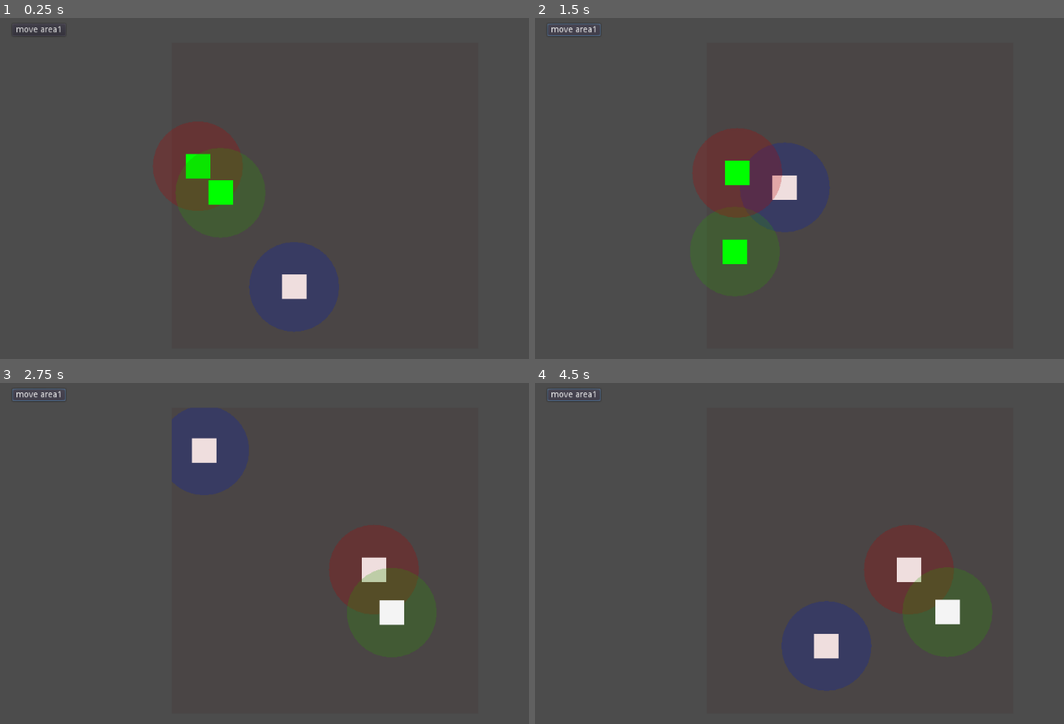
Above: before the commit, frames 1-4 (two rows, left to right).
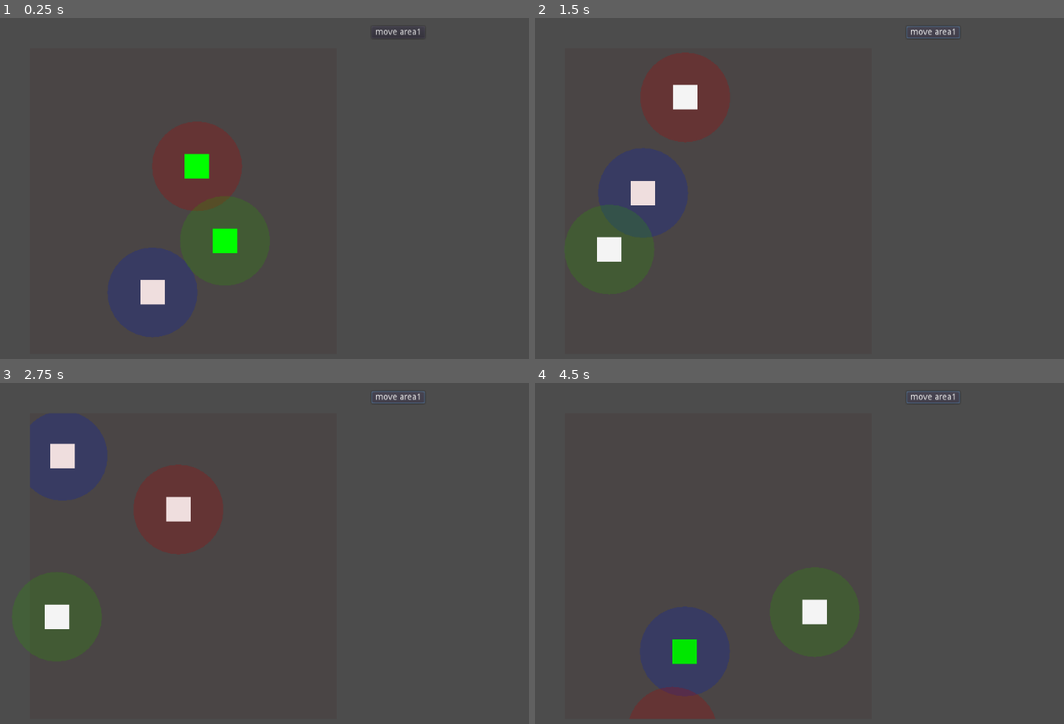
Above: after the commit, the same moments.

Repository: hilfazer/godot-projects
Game: Godot game, scene res://main.tscn
Same seed, same stepped clock (60 frames per second), same inputs: the game is played once before the commit and once after it.
Inputs:
- Up to frame 1 (0.25 s): no input
- Up to frame 2 (1.5 s): click "move area1" at 0.5 s; click "move area1" at 1.25 s
- Up to frame 3 (2.75 s): click "move area1" at 2 s
- Up to frame 4 (4.5 s): no input

The runs differ from the first frame. In frame 1, 6.9% of the frame differs, in the area x 2-80%, y 2-93%; in frame 2, 9.8%, in the area x 2-81%, y 1-79%; in frame 3, 7.5%; in frame 4, 6.7%.

Commit message:
_exit_tree() in moving_area.gd

Diff:
--- a/godot3/Worlds/main.tscn
+++ b/godot3/Worlds/main.tscn
@@ -8,10 +8,10 @@
 
 [node name="ViewportContainer" type="ViewportContainer" parent="."]
 modulate = Color( 0.976471, 0.909804, 0.909804, 1 )
-margin_left = 280.0
-margin_top = 52.0
-margin_right = 780.0
-margin_bottom = 552.0
+margin_left = 49.0
+margin_top = 61.0
+margin_right = 549.0
+margin_bottom = 561.0
 __meta__ = {
 "_edit_group_": true
 }
@@ -46,29 +46,29 @@
 _circle_color = Color( 0.721569, 0.00392157, 0.00392157, 0.247059 )
 
 [node name="Position2D" parent="MovingArea1" index="1"]
-position = Vector2( 498, 521 )
+position = Vector2( 174, 526 )
 
 [node name="Position2D2" parent="MovingArea1" index="2"]
-position = Vector2( 494, 168 )
+position = Vector2( 245, 141 )
 
 [node name="MovingArea2" parent="." instance=ExtResource( 2 )]
 speed = 200.0
 
 [node name="Area2D" parent="MovingArea2" index="0"]
-position = Vector2( 364, 290 )
+position = Vector2( 368, 376 )
 _circle_color = Color( 0.160784, 0.6, 0, 0.247059 )
 
 [node name="Position2D" parent="MovingArea2" index="1"]
-position = Vector2( 302, 394 )
+position = Vector2( 38, 395 )
 
 [node name="Position2D2" parent="MovingArea2" index="2"]
-position = Vector2( 782, 384 )
+position = Vector2( 469, 386 )
 
 [node name="ButtonMoveArea1" type="Button" parent="."]
-margin_left = 20.0
-margin_top = 21.0
-margin_right = 107.0
-margin_bottom = 41.0
+margin_left = 606.0
+margin_top = 25.0
+margin_right = 693.0
+margin_bottom = 45.0
 text = "move area1"
 
 [connection signal="pressed" from="ButtonMoveArea1" to="." method="_on_ButtonMoveArea1_pressed"]
--- a/godot3/Worlds/moving_area.gd
+++ b/godot3/Worlds/moving_area.gd
@@ -7,10 +7,20 @@
 onready var _target2: Position2D = $'Position2D2'
 
 
+func _notification(what):
+	if what == NOTIFICATION_INSTANCED:
+		# warning-ignore:return_value_discarded
+		$'Tween'.connect("tween_completed", self, '_on_target_reached')
+
+
 func _ready():
-# warning-ignore:return_value_discarded
-	$'Tween'.connect("tween_completed", self, '_on_target_reached')
 	_move_area(_target1)
+
+
+func _exit_tree():
+	$'Tween'.stop_all()
+	_area.position = _target2.position
+	request_ready()
 
 
 func _on_target_reached(_obj: Area2D, _key):
--- a/godot3/Worlds/worlds_example.gd
+++ b/godot3/Worlds/worlds_example.gd
@@ -5,9 +5,6 @@
 onready var _area1: MovingAreaGd = $'MovingArea1'
 onready var _area2: MovingAreaGd = $'MovingArea2'
 onready var _area3: MovingAreaGd = $'ViewportContainer/Viewport/MovingArea3'
-
-onready var _world1: World2D = get_viewport().world_2d
-onready var _world2: World2D = $'ViewportContainer/Viewport'.world_2d
 onready var _subviewport: Viewport = $'ViewportContainer/Viewport'
 
 
